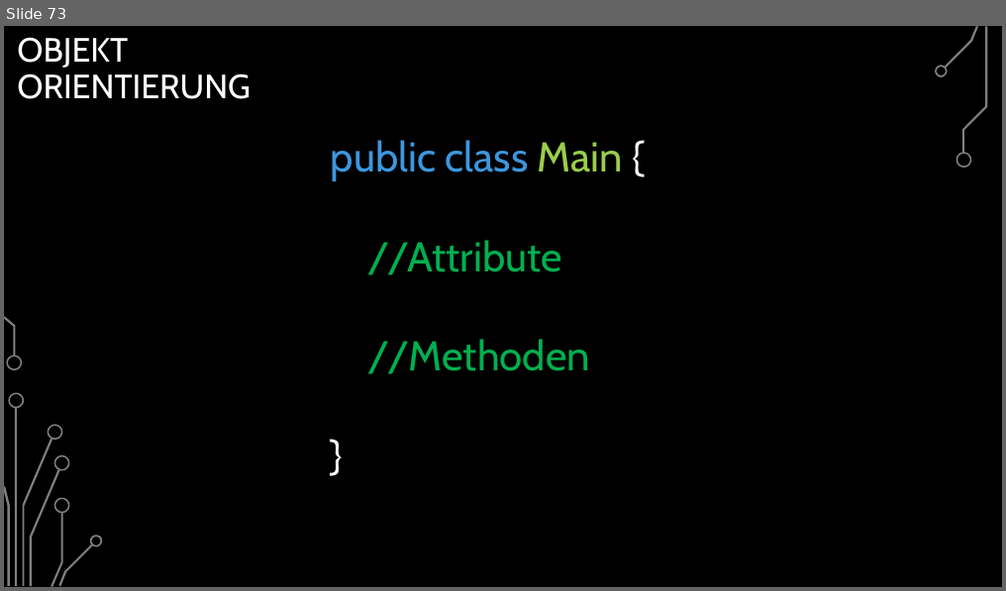
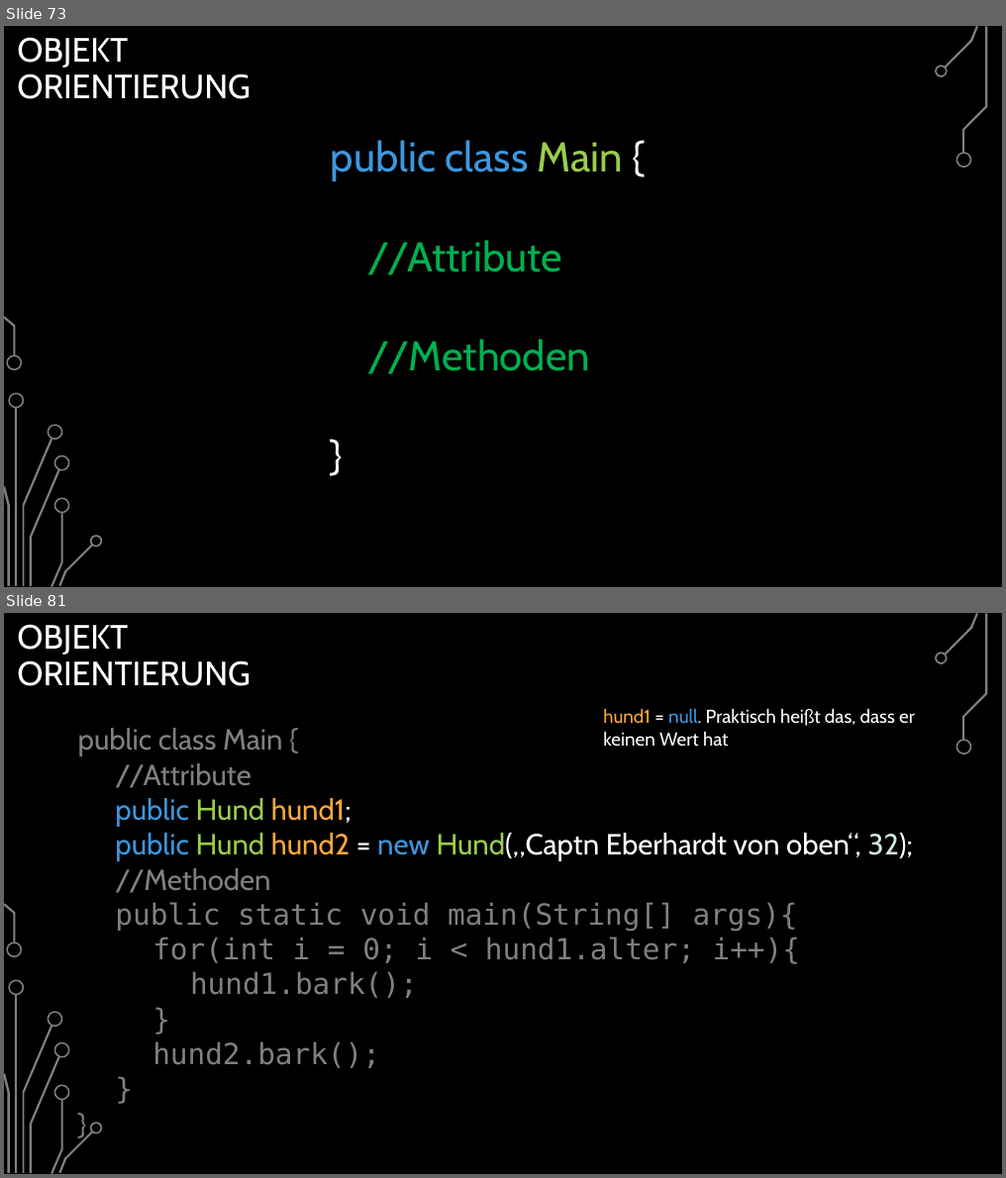
Before and after one commit to BelmontR/Java-Tutorial-Course, a slide deck: Java Grundkurs.pptx. Shown one above the other, each under a label of ours: slide 73 before the commit, slides 73 and 81 after it; the slides between them are not shown. The pictures are 1006x591 and 1006x1178 pixels, drawn with LibreOffice and Linux fonts; fonts in the diff are those of the drawing; background and template pictures are left out. Boxes give left, top, right and bottom in pixels: in the first picture for what was removed or moved away, otherwise in the second. Text is boxed around its words. In the diff, an @@ line names an element or a change of style, - is before the commit and + after.

```diff
--- a/Java Grundkurs.pptx
+++ b/Java Grundkurs.pptx
@@ slide 81 added at (4,613,1002,1174), background picture (left out); not listed: 17 template elements that a slide beside it also shows @@
@@ title added at (17,624,251,686), 32.4 pt, text #FFFFFF @@
+OBJEKT
+ORIENTIERUNG
@@ text added at (78,728,913,1068), 28 pt, text #808080 @@
+public class Main {
+//Attribute
+public Hund hund1;
+public Hund hund2 = new Hund(„Captn Eberhardt von oben“, 32);
+//Methoden
+public static void main(String[] args){
+for(int i = 0; i < hund1.alter; i++){
+hund1.bark();
+}
+hund2.bark();
+}
+}
@@ text added at (603,708,915,747), 18 pt, text #FFFFFF @@
+hund1 = null. Praktisch heißt das, dass er keinen Wert hat
```
Also in this commit, not shown: 3 slides changed, 16 other slides added, 4 slides removed, 8 other files.
